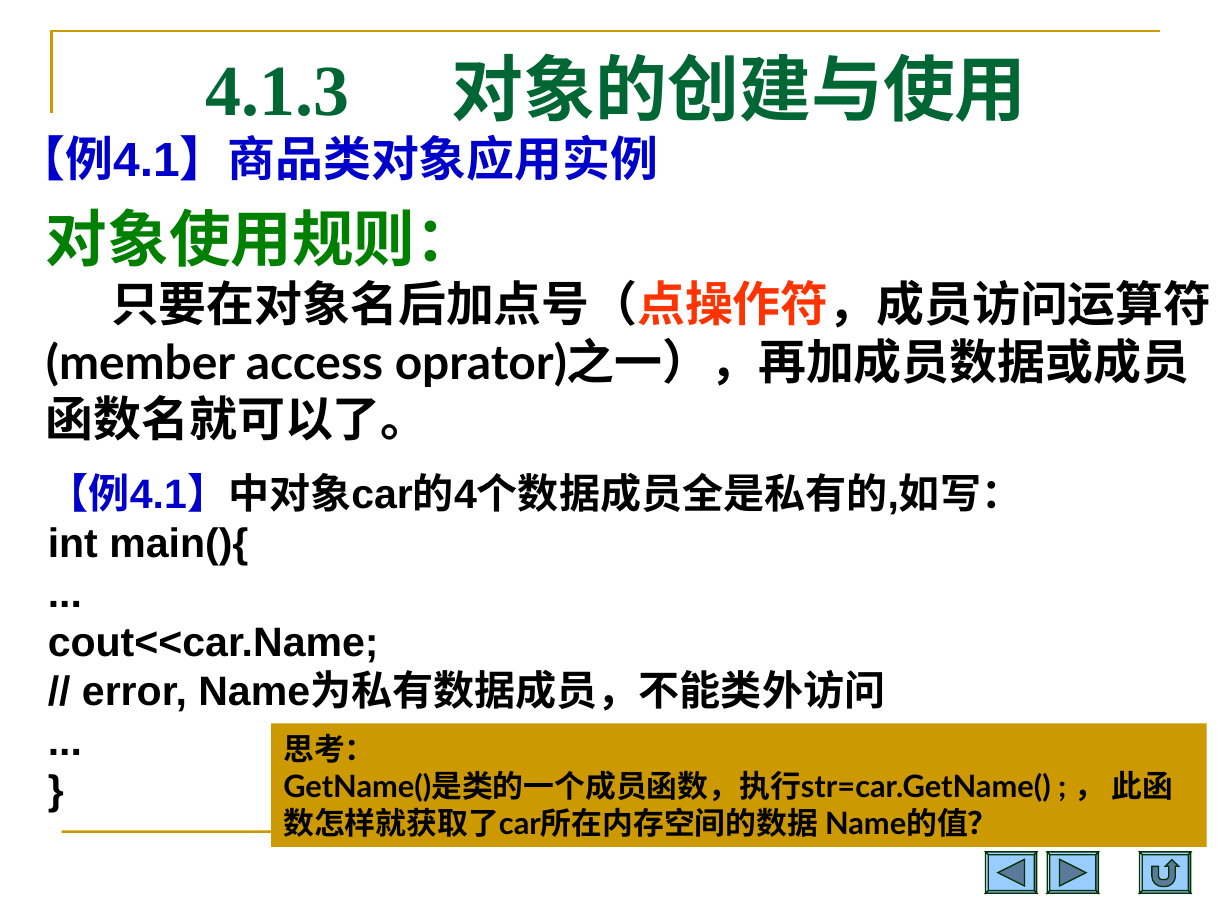
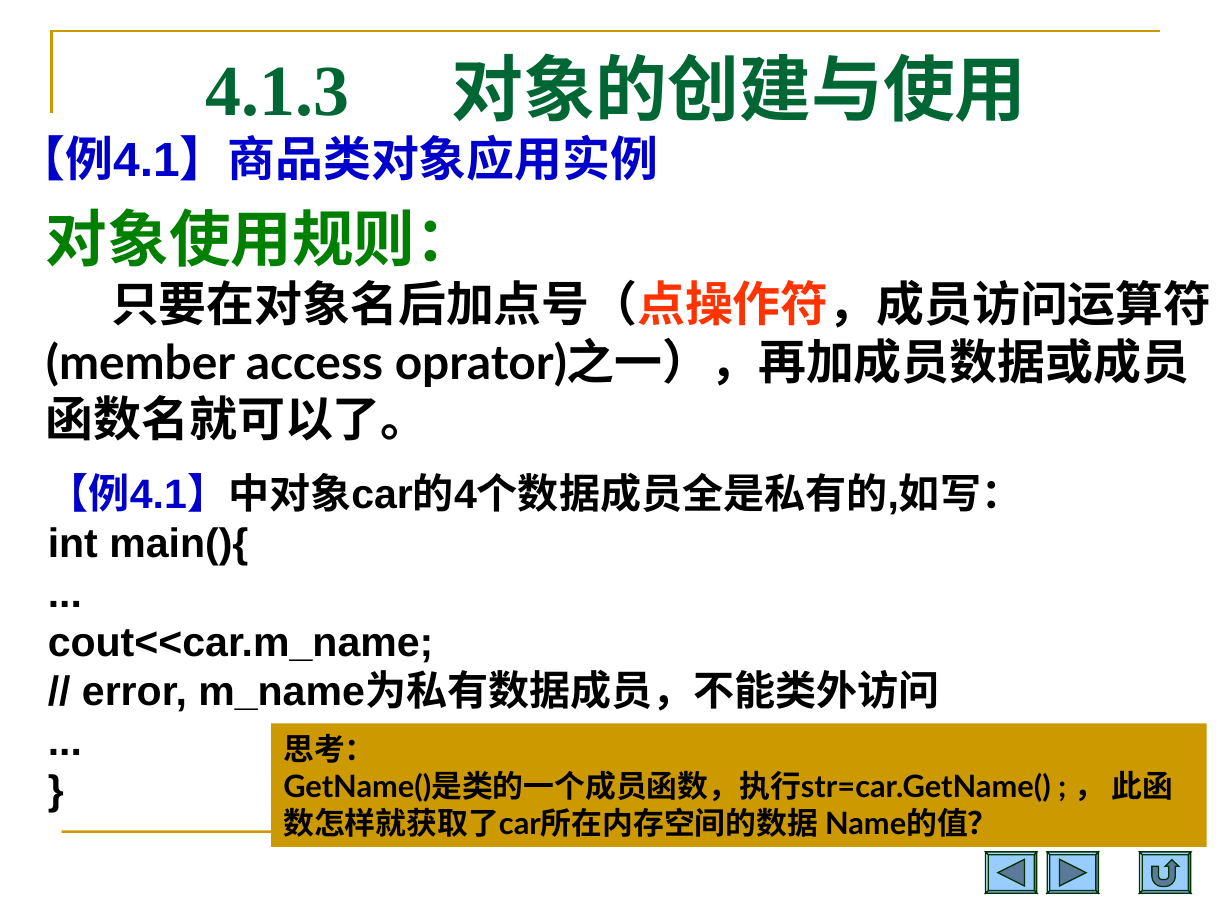
Before and after one commit to Changhe160/Changhe160.github.io, a slide deck: slide 16 of teachingRes/Cplusplus/unit04类与对象.ppt (slide 14 before the commit). Drawn at 1232x924 pixels with LibreOffice and Linux fonts; fonts in the diff are those of the drawing. Boxes give left, top, right and bottom in pixels: in the first picture for what was removed or moved away, otherwise in the second. Text is boxed around its words. In the diff, an @@ line names an element or a change of style, - is before the commit and + after.

```diff
--- a/teachingRes/Cplusplus/unit04类与对象.ppt
+++ b/teachingRes/Cplusplus/unit04类与对象.ppt
@@ text at (48,629,940,712): text changed @@
-cout<<car.Name;
-// error, Name为私有数据成员，不能类外访问
+cout<<car.m_name;
+// error, m_name为私有数据成员，不能类外访问
```
Also in this commit, not shown: 16 other slides changed, 5 slides added, 2 slides removed, 2 other files.
